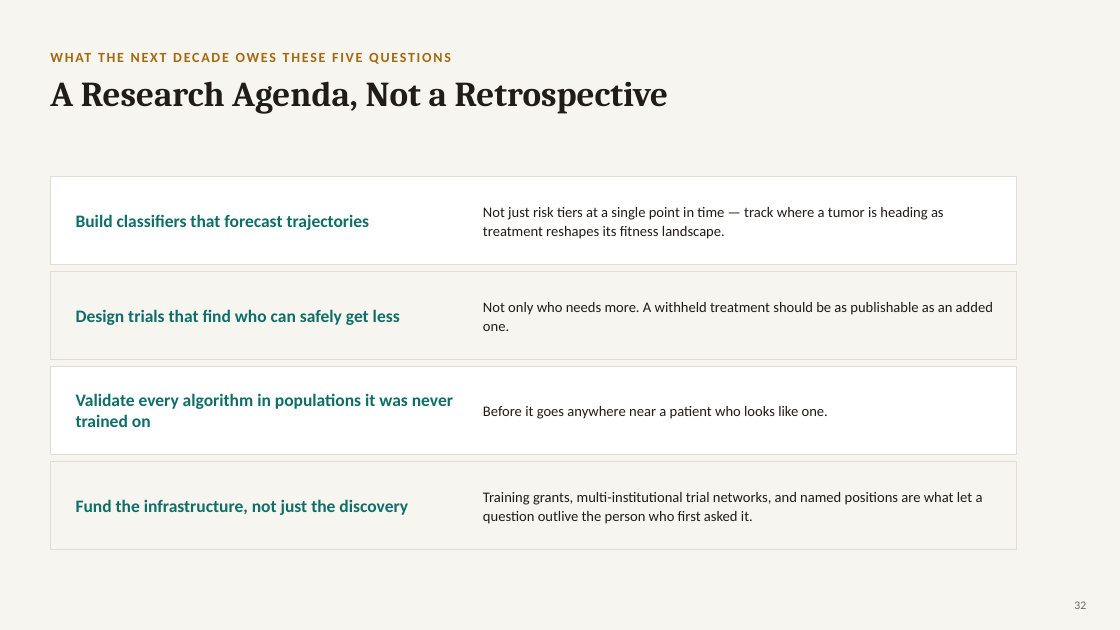
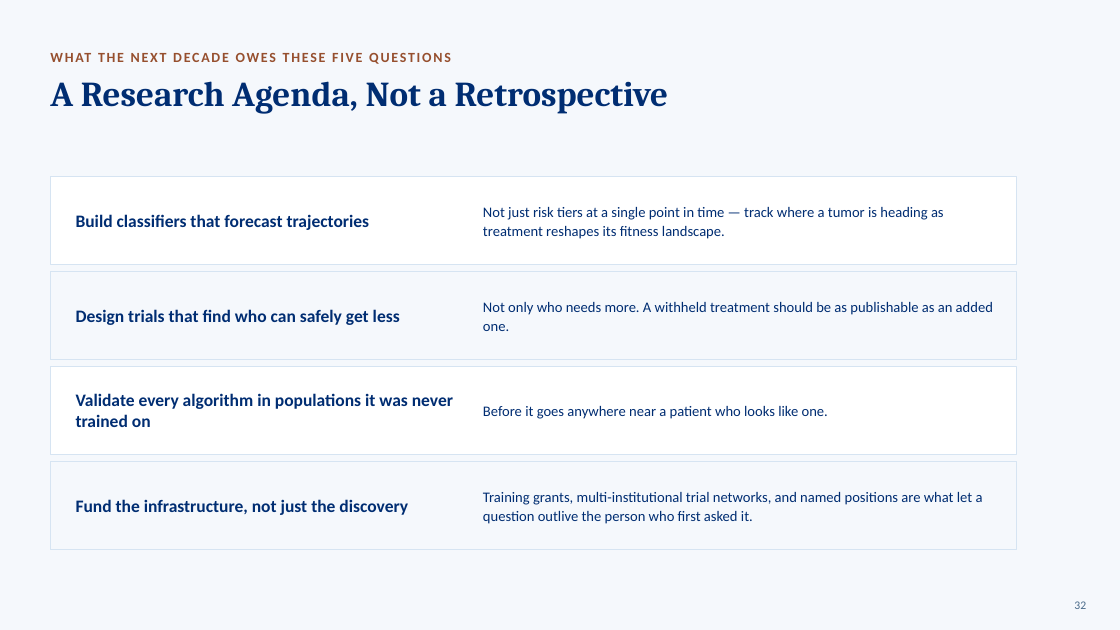
Before and after one commit to kpienta-cloud/FENG, a slide deck: slide 32 of slides/Transformative_Science_Feng_Keynote.pptx. Drawn at 1120x630 pixels with LibreOffice and Linux fonts; fonts in the diff are those of the drawing. Boxes give left, top, right and bottom in pixels: in the first picture for what was removed or moved away, otherwise in the second. Text is boxed around its words. In the diff, an @@ line names an element or a change of style, - is before the commit and + after.

Commit message:
Re-theme keynote deck with official Johns Hopkins brand colors (Heritage Blue / Spirit Blue / Gold)

```diff
--- a/slides/Transformative_Science_Feng_Keynote.pptx
+++ b/slides/Transformative_Science_Feng_Keynote.pptx
@@ background #F7F5F0 to #F5F8FC @@
@@ text "WHAT THE NEXT DECADE OWES ..." at [50, 42, 723, 71]: text colour #A3690C to #964F2E @@
@@ rectangle at [50, 176, 1017, 265]: outline #E2DDD2 1 pt to #D6E4F2 1 pt @@
@@ rectangle at [50, 271, 1017, 360]: fill #F7F5F0 to #F5F8FC; outline #E2DDD2 1 pt to #D6E4F2 1 pt @@
@@ rectangle at [50, 366, 1017, 455]: outline #E2DDD2 1 pt to #D6E4F2 1 pt @@
@@ rectangle at [50, 461, 1017, 549]: fill #F7F5F0 to #F5F8FC; outline #E2DDD2 1 pt to #D6E4F2 1 pt @@
@@ text colour #0F6E67 to #002D72 in 4 elements at [76, 214, 370, 230], [76, 309, 400, 325], [76, 393, 453, 427], [76, 499, 408, 515] @@
@@ text colour #201D18 to #002D72 in 5 elements at [50, 81, 668, 114], [483, 207, 944, 239], [483, 302, 993, 331], [483, 406, 828, 419], [483, 492, 983, 524] @@
@@ text "32" at [1074, 601, 1086, 609]: text colour #6B6860 to #4A6B8A @@
```
Also in this commit, not shown: 33 other slides changed.
